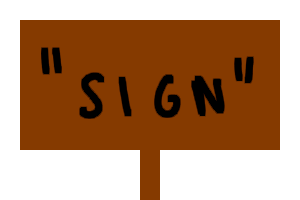
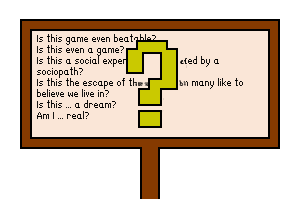
Layers edited between the first and the second 300px x 200px image:
added layer "Is this game even beatable? ..." above "Background" over [37, 34, 243, 130]
painted on "Background" over [20, 19, 280, 200]
